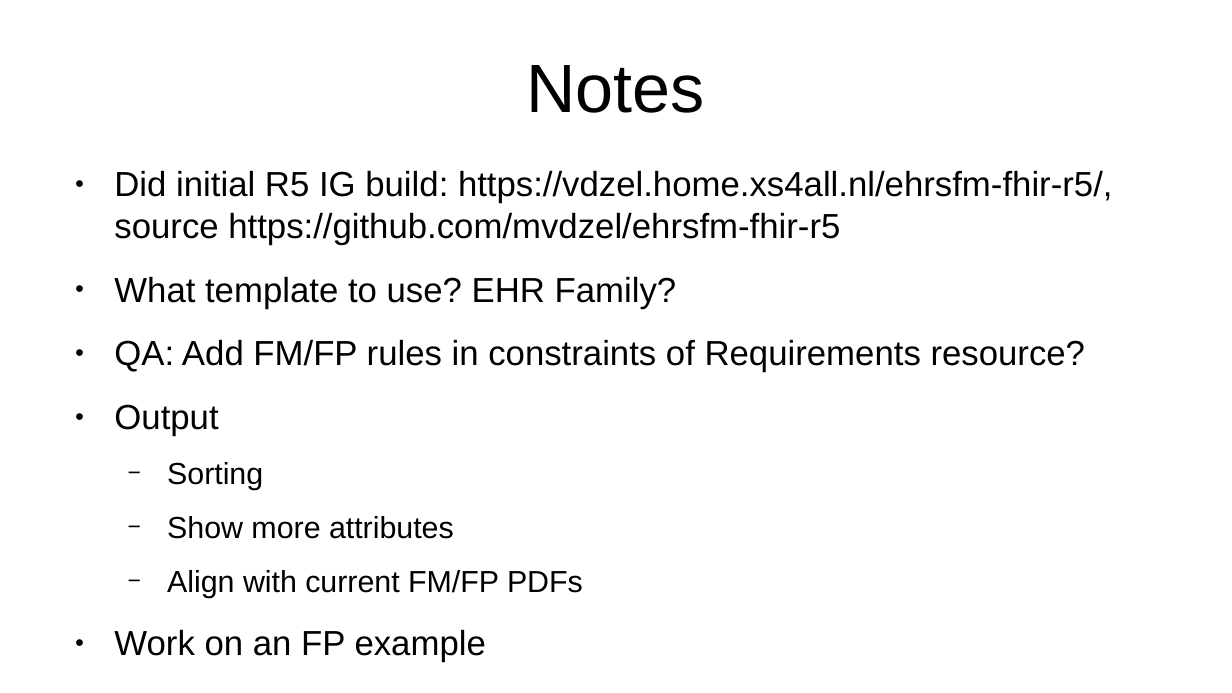
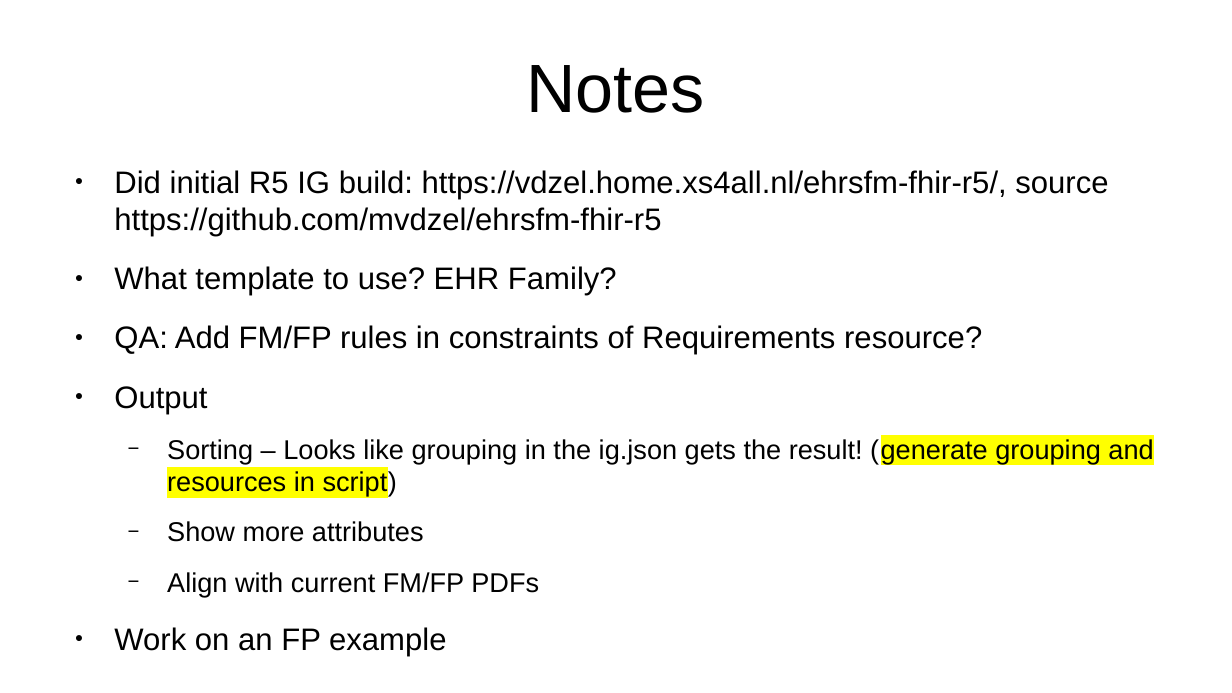
Before and after one commit to mvdzel/ehrsfm-fhir-r5, a slide deck: slide 2 of docs/ehrsfm-tool-fhir_MAY2023.odp. Drawn at 1232x693 pixels with LibreOffice and Linux fonts; fonts in the diff are those of the drawing. Boxes give left, top, right and bottom in pixels: in the first picture for what was removed or moved away, otherwise in the second. Text is boxed around its words. In the diff, an @@ line names an element or a change of style, - is before the commit and + after.

```diff
--- a/docs/ehrsfm-tool-fhir_MAY2023.odp
+++ b/docs/ehrsfm-tool-fhir_MAY2023.odp
@@ text at (x1=114, y1=170, x2=1108, y2=656): size 22.4 to 20 pt in "Did initial R5 IG build: https://vdzel.home.xs4all.nl/ehrsfm ...", "What template to use? EHR Family?", "QA: Add FM/FP rules in constraints of ...", "Output" and 1 more places; size 19.6 to 17.5 pt in "Show more attributes", "Align with current FM/FP PDFs" @@
@@ text at (x1=167, y1=438, x2=1153, y2=496): text changed; size 19.6 to 17.5 pt @@
-  − Sorting
+  − Sorting – Looks like grouping in the ig.json gets the result! (generate grouping and resources in script)
```
Also in this commit, not shown: 10 other files.
